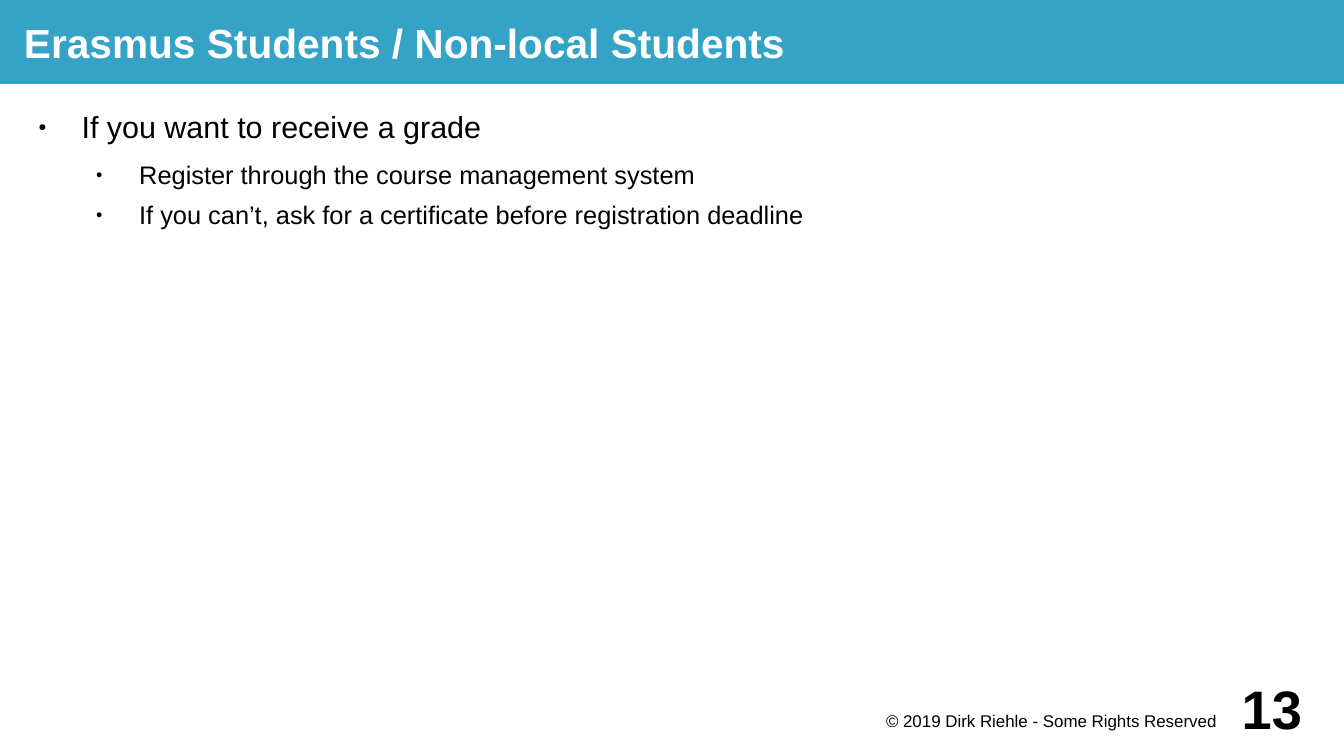
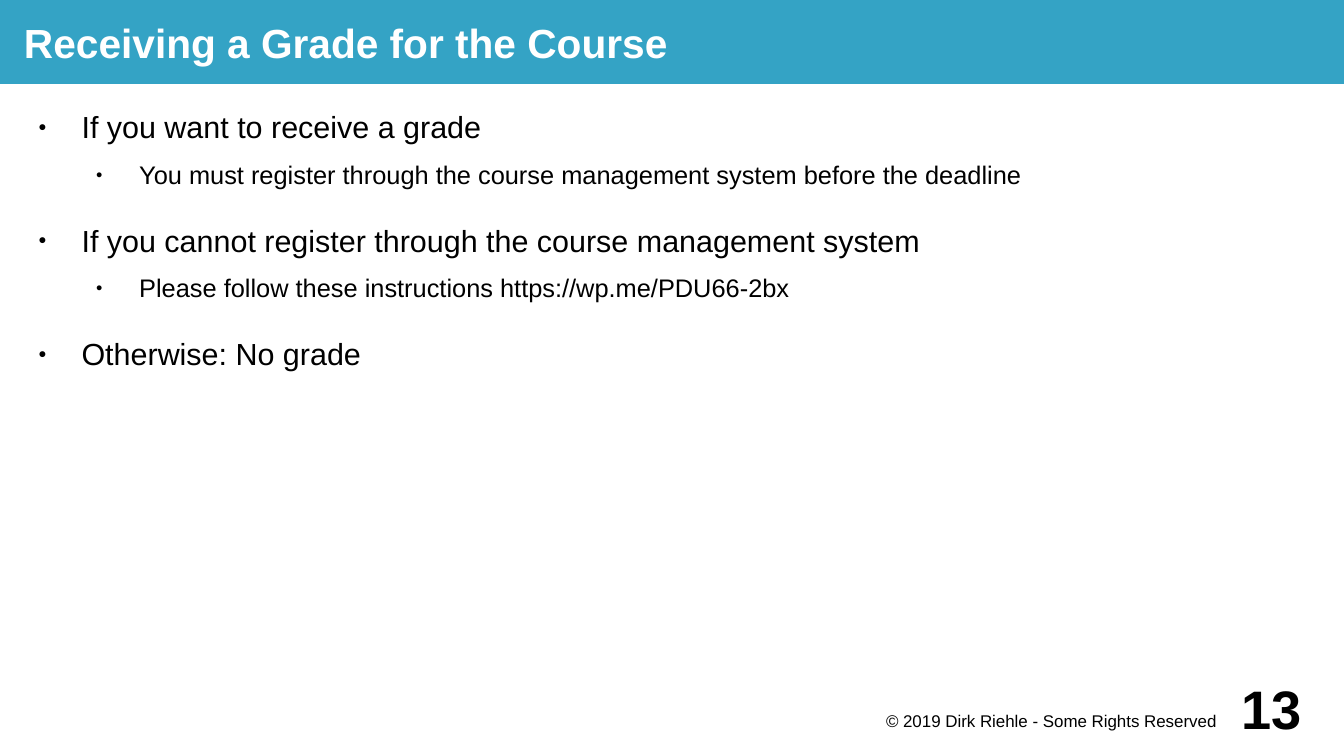
Before and after one commit to dirkriehle/prod-course, a slide deck: slide 13 of Lecture slides/PROD A01 - Course Introduction.odp. Drawn at 1344x756 pixels with LibreOffice and Linux fonts; fonts in the diff are those of the drawing. Boxes give left, top, right and bottom in pixels: in the first picture for what was removed or moved away, otherwise in the second. Text is boxed around its words. In the diff, an @@ line names an element or a change of style, - is before the commit and + after.

Commit message:
Added clarification on certificate requests.

```diff
--- a/Lecture slides/PROD A01 - Course Introduction.odp
+++ b/Lecture slides/PROD A01 - Course Introduction.odp
@@ title at bbox=[24, 28, 667, 65]: text changed @@
-Erasmus Students / Non-local Students
+Receiving a Grade for the Course
@@ text at bbox=[82, 165, 1021, 371]: text changed @@
-  ● Register through the course management system
-  ● If you can’t, ask for a certificate before registration deadline
+  ● You must register through the course management system before the deadline
+● If you cannot register through the course management system
+  ● Please follow these instructions https://wp.me/PDU66-2bx
+● Otherwise: No grade
```
Also in this commit, not shown: 1 other file.
